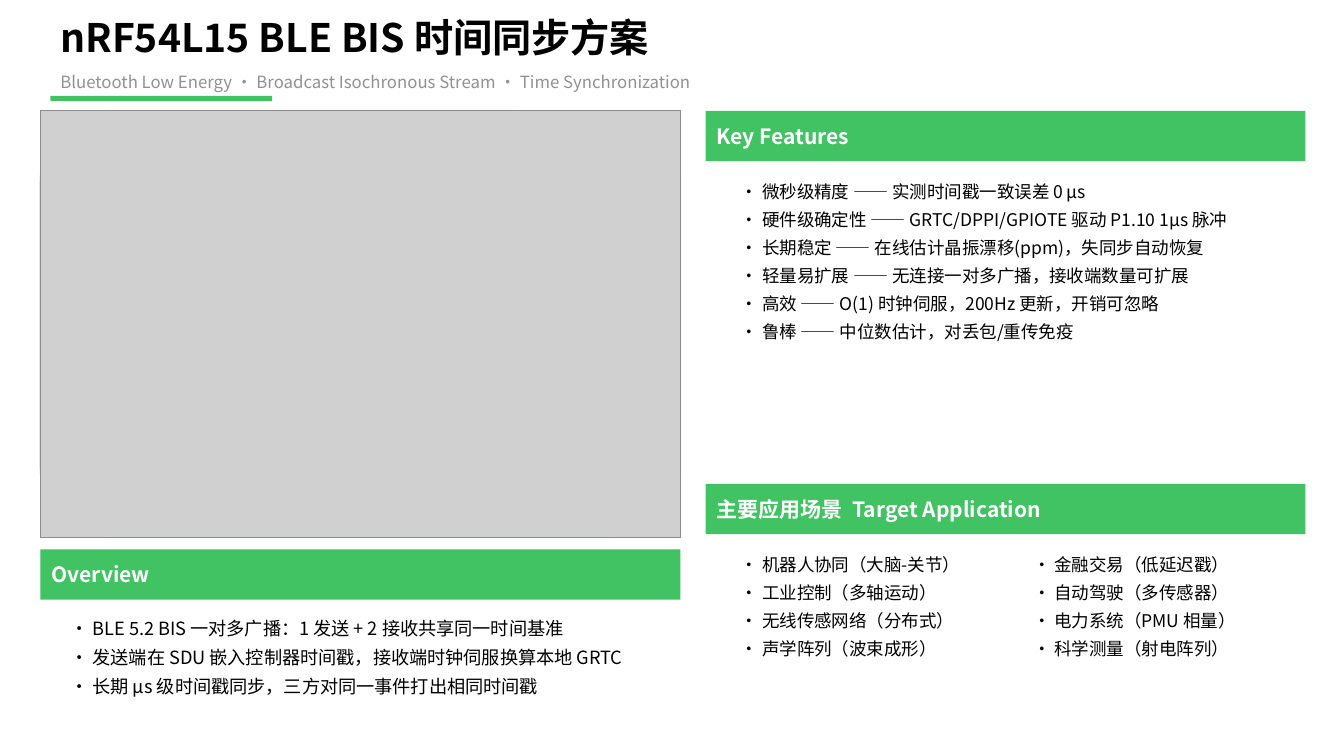
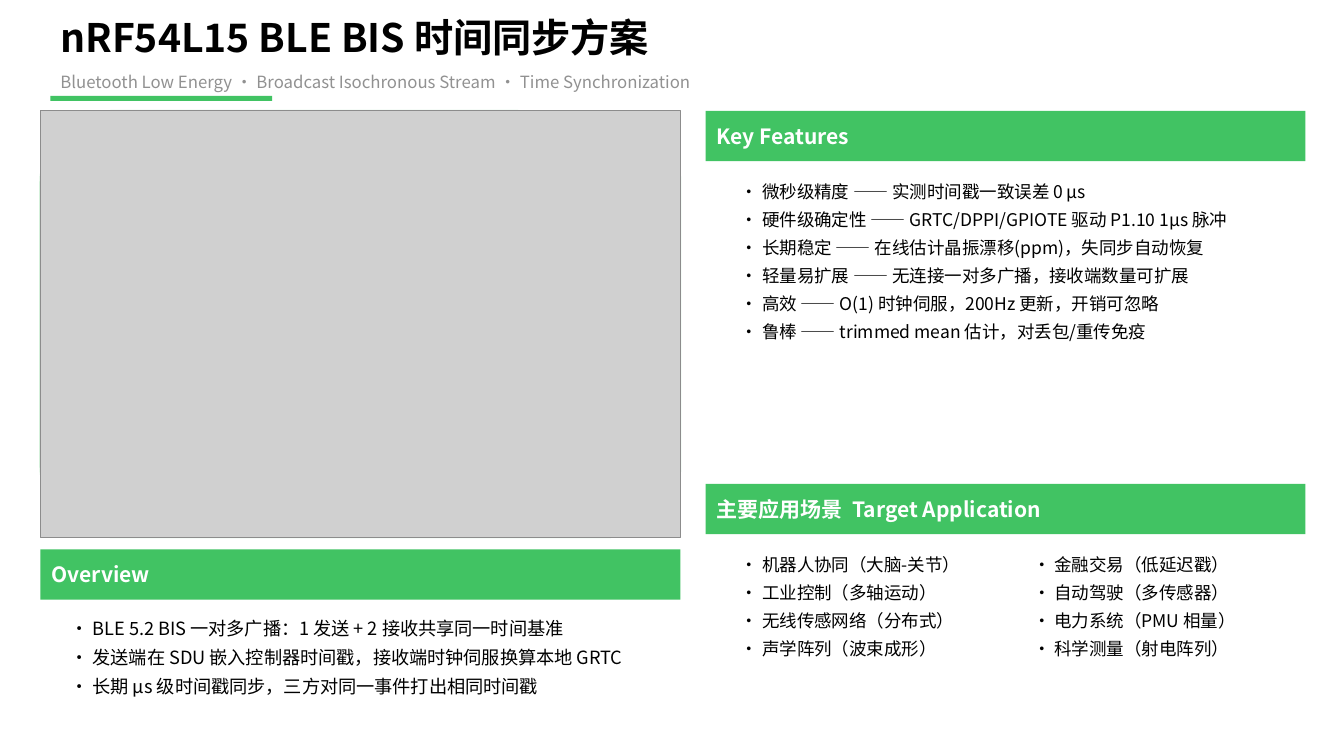
Before and after one commit to SZDevinLi1130/iso_time_sync, a slide deck: slide 1 of BIS时间同步方案_一页版.pptx. Drawn at 1344x756 pixels with LibreOffice and Linux fonts; fonts in the diff are those of the drawing; grey boxes stand for pictures. Boxes give left, top, right and bottom in pixels: in the first picture for what was removed or moved away, otherwise in the second. Text is boxed around its words. In the diff, an @@ line names an element or a change of style, - is before the commit and + after.

Commit message:
docs: sync BIS summary with current servo and long-term stats
Update BIS_TIME_SYNC_CONTEXT.md and the doc/PPT generators from the obsolete
8-BIS / 256-sample-median description to the current design: 1 BIS, 5 ms SDU
interval, 128-sample trimmed-mean offset + least-squares drift, plus the new
long-term stability output. Regenerated the .docx and .pptx deliverables.

```diff
--- a/BIS时间同步方案_一页版.pptx
+++ b/BIS时间同步方案_一页版.pptx
@@ text at [762,323,1147,341]: text changed @@
-• 鲁棒 —— 中位数估计，对丢包/重传免疫
+• 鲁棒 —— trimmed mean 估计，对丢包/重传免疫
```
Also in this commit, not shown: 6 other files.
